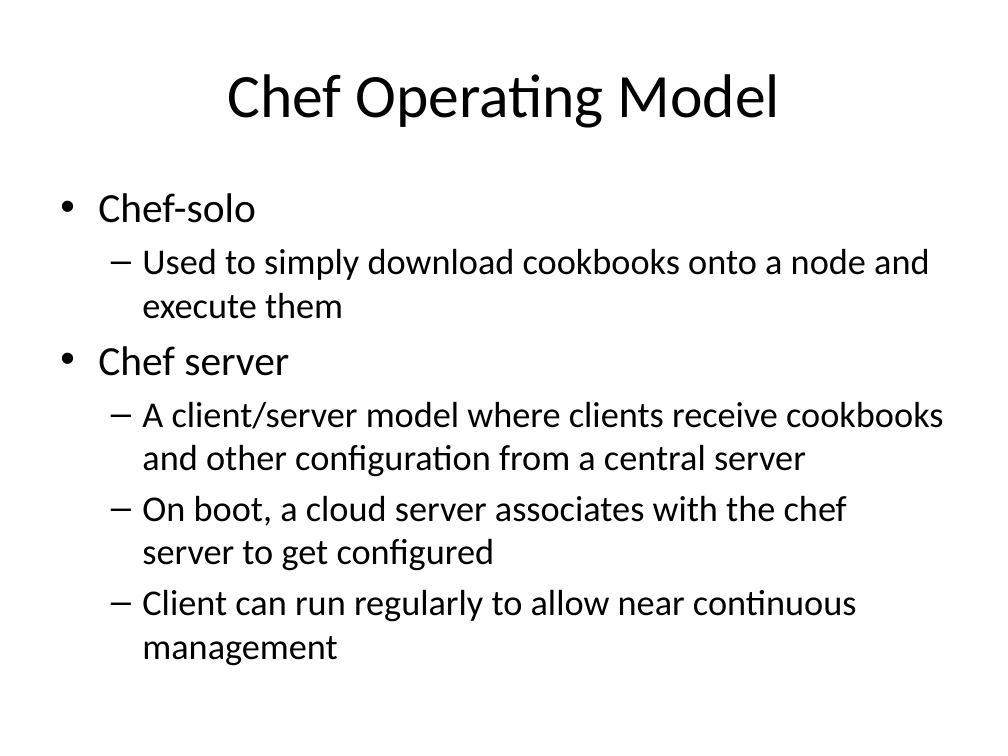
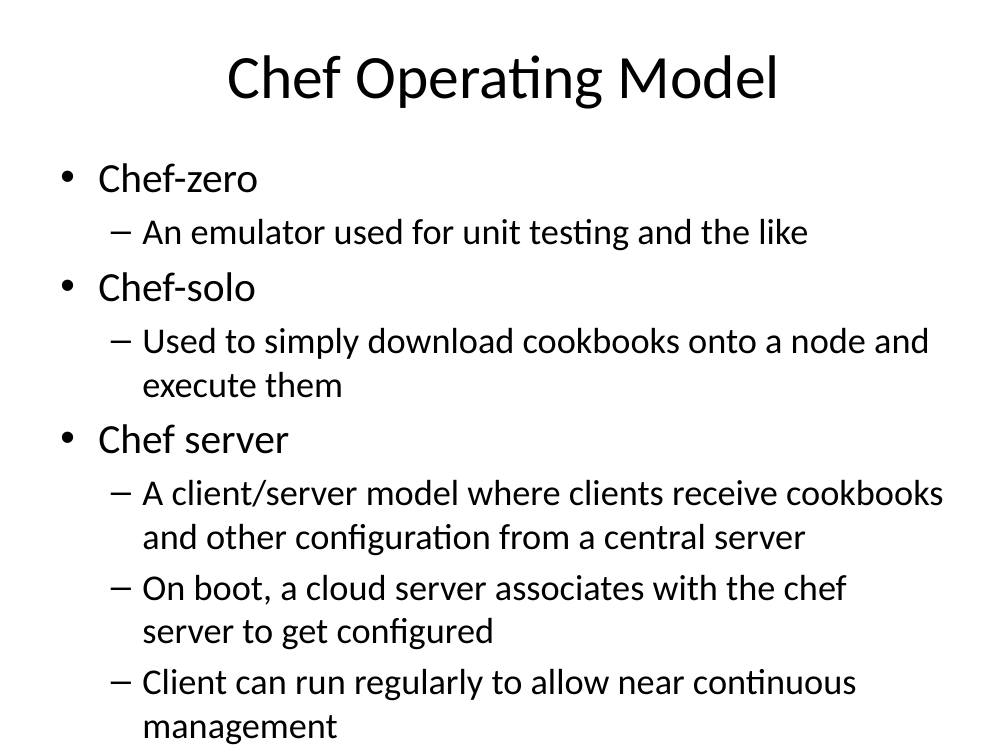
Before and after one commit to Milstein/bsu-cloud-computing, a slide deck: slide 19 of presentation/CloudComputingConfigurationManagement.pptx. Drawn at 1008x756 pixels with LibreOffice and Linux fonts; fonts in the diff are those of the drawing. Boxes give left, top, right and bottom in pixels: in the first picture for what was removed or moved away, otherwise in the second. Text is boxed around its words. In the diff, an @@ line names an element or a change of style, - is before the commit and + after.

```diff
--- a/presentation/CloudComputingConfigurationManagement.pptx
+++ b/presentation/CloudComputingConfigurationManagement.pptx
@@ title "Chef Operating Model": place and size @@
-title "Chef Operating Model" at [227,74,780,128]
+title "Chef Operating Model" at [227,55,780,109]
@@ text "Chef-zero": place and size @@
-text "Chef-zero" at [98,193,943,666]
+text "Chef-zero" at [98,163,943,745]
@@ text at [98,163,808,251]: paragraphs added @@
+• Chef-zero
+  – An emulator used for unit testing and the like
```
Also in this commit, not shown: 10 other slides changed, 2 slides added, 9 other files.
